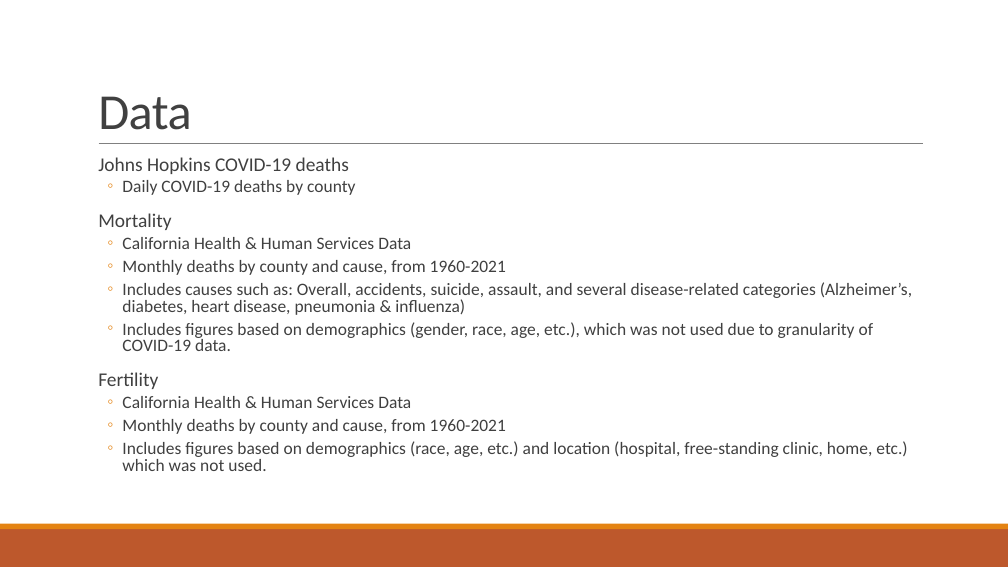
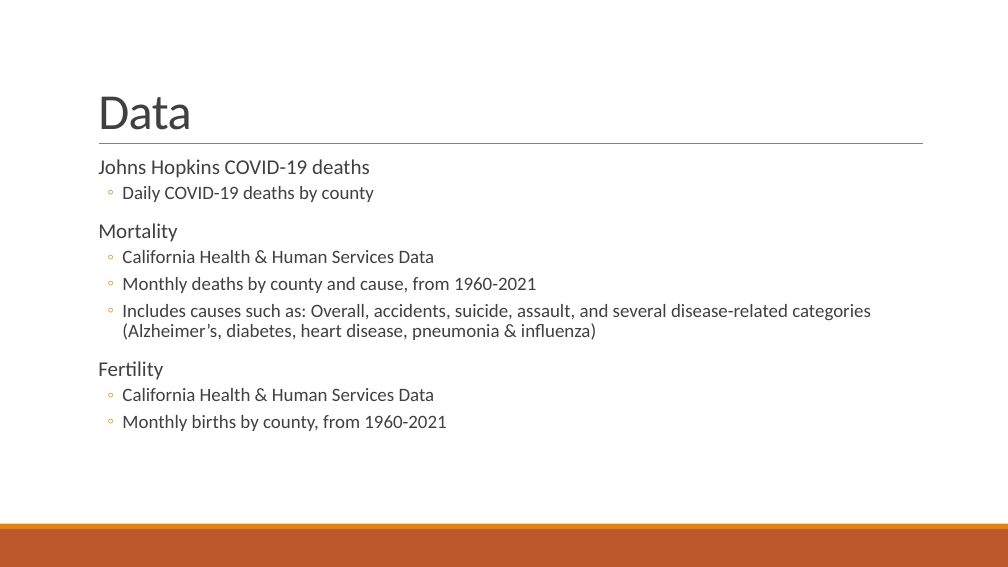
Before and after one commit to anushnap/data512-project, a slide deck: slide 5 of submissions/oc_county_mortality_fertility.pptx (slide 3 before the commit). Drawn at 1008x567 pixels with LibreOffice and Linux fonts; fonts in the diff are those of the drawing. Boxes give left, top, right and bottom in pixels: in the first picture for what was removed or moved away, otherwise in the second. Text is boxed around its words. In the diff, an @@ line names an element or a change of style, - is before the commit and + after.

```diff
--- a/submissions/oc_county_mortality_fertility.pptx
+++ b/submissions/oc_county_mortality_fertility.pptx
@@ text at [98, 159, 871, 401]: size 18.5 to 20 pt in "Johns Hopkins COVID-19 deaths", "Mortality", "Fertility"; size 16.6 to 18 pt in "Daily COVID-19 deaths by county", "California Health & Human Services Data", "Monthly deaths by county and cause, from ...", "Includes causes such as: Overall, accidents, suicide, ..." and 1 more places; line spacing 0.8 to 0.9 @@
@@ text at [122, 322, 874, 351]: paragraph removed @@
-  ◦ Includes figures based on demographics (gender, race, age, etc.), which was not used due to granularity of COVID-19 data.
@@ text at [122, 415, 446, 431]: text changed; size 16.6 to 18 pt @@
-  ◦ Monthly deaths by county and cause, from 1960-2021
-  ◦ Includes figures based on demographics (race, age, etc.) and location (hospital, free-standing clinic, home, etc.) which was not used.
+  ◦ Monthly births by county, from 1960-2021
```
Also in this commit, not shown: 2 other slides changed, 9 slides added, 8 slides removed.
